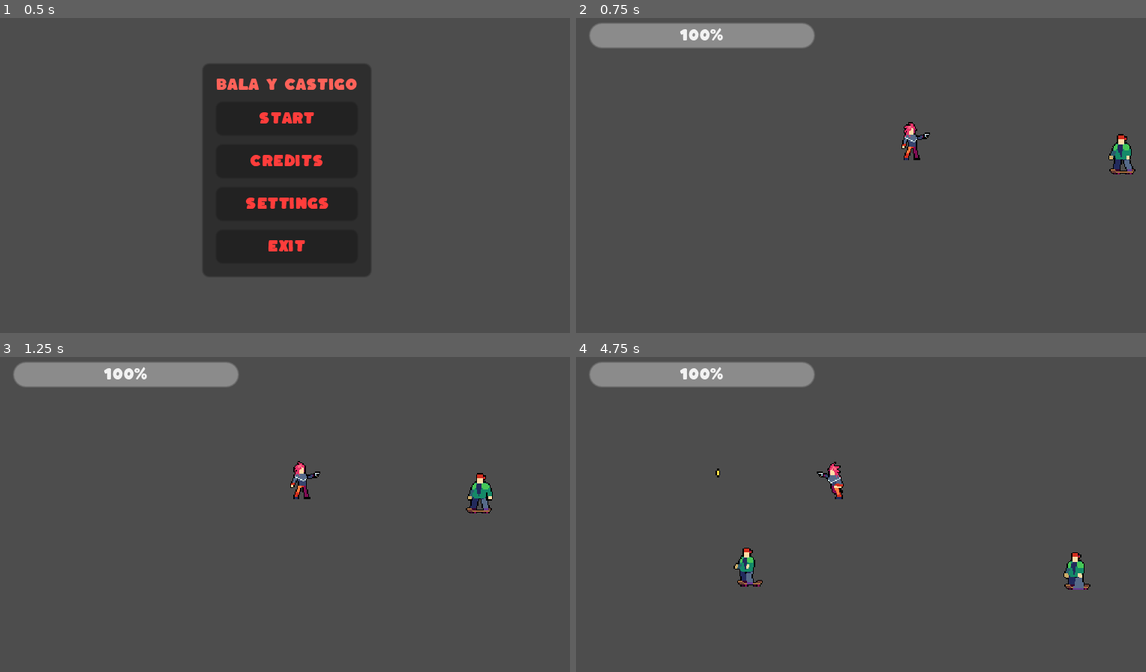
Above: before the commit, frames 1-4 (two rows, left to right).
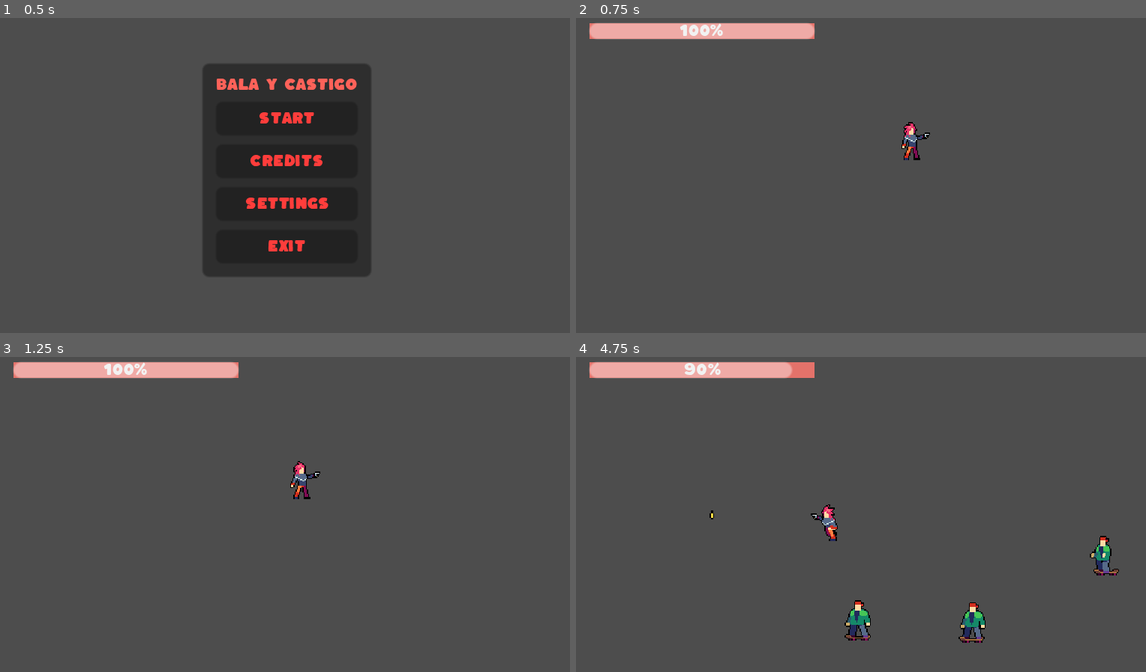
Above: after the commit, the same moments.

Repository: Kazilt261/BalaYCastigo
Game: Godot game, scene res://scenes/ui/main_menu.tscn
The game is run twice, just before and just after one commit, with the same random seed, the same clock (stepped at 60 frames per second) and the same inputs. The engine's default icon, where the game draws it, is replaced by a stand-in: a white triangle on a blue panel in a dark square.
Inputs (mouse positions are in pixels of both pictures, inside the frame that each line leads up to):
- Up to frame 1 (0.5 s): no input
- Up to frame 2 (0.75 s): click "Start" at 0.5 s
- Up to frame 3 (1.25 s): no input
- Up to frame 4 (4.75 s): move the mouse to (992, 495) at 1.27 s; hold D (move_right) 1.28-2.03 s; click (992, 495) at 1.35 s; move the mouse to (747, 527) at 2.02 s; hold S (move_down) 2.03-2.78 s; right-click (747, 527) at 2.1 s; move the mouse to (923, 438) at 2.77 s; hold D (move_right) 2.78-3.53 s; click (923, 438) at 2.85 s; move the mouse to (832, 574) at 3.52 s; hold W (move_up) 3.53-4.28 s; right-click (832, 574) at 3.6 s; move the mouse to (1037, 558) at 4.27 s; hold A (move_left) from 4.28 s (still down); click (1037, 558) at 4.35 s

Frame 1 is identical in both runs. In frame 2, 3.4% of the frame differs, in the area x 2-99%, y 1-50%; in frame 3, 3.4%; in frame 4, 5.4%, in the area x 2-96%, y 1-91%.

Commit message:
avance 9/11

Diff:
--- /dev/null
+++ b/scenes/Bosses/boss_final/Dron.tscn
@@ -0,0 +1,133 @@
+[gd_scene load_steps=7 format=3 uid="uid://cdcff4riqxqve"]
+
+[ext_resource type="Script" path="res://scenes/Bosses/boss_final/dron.gd" id="1_emysh"]
+[ext_resource type="Texture2D" uid="uid://2ylttaocictm" path="res://assets/textures/Drones/1 Drones/4/Idle.png" id="2_ahbv0"]
+
+[sub_resource type="CapsuleShape2D" id="CapsuleShape2D_v18e7"]
+
+[sub_resource type="Animation" id="Animation_jijws"]
+length = 0.001
+tracks/0/type = "value"
+tracks/0/imported = false
+tracks/0/enabled = true
+tracks/0/path = NodePath("Sprite2D:texture")
+tracks/0/interp = 1
+tracks/0/loop_wrap = true
+tracks/0/keys = {
+"times": PackedFloat32Array(0),
+"transitions": PackedFloat32Array(1),
+"update": 1,
+"values": [ExtResource("2_ahbv0")]
+}
+tracks/1/type = "value"
+tracks/1/imported = false
+tracks/1/enabled = true
+tracks/1/path = NodePath("Sprite2D:hframes")
+tracks/1/interp = 1
+tracks/1/loop_wrap = true
+tracks/1/keys = {
+"times": PackedFloat32Array(0),
+"transitions": PackedFloat32Array(1),
+"update": 1,
+"values": [4]
+}
+tracks/2/type = "value"
+tracks/2/imported = false
+tracks/2/enabled = true
+tracks/2/path = NodePath("Sprite2D:vframes")
+tracks/2/interp = 1
+tracks/2/loop_wrap = true
+tracks/2/keys = {
+"times": PackedFloat32Array(0),
+"transitions": PackedFloat32Array(1),
+"update": 1,
+"values": [1]
+}
+tracks/3/type = "value"
+tracks/3/imported = false
+tracks/3/enabled = true
+tracks/3/path = NodePath("Sprite2D:frame")
+tracks/3/interp = 1
+tracks/3/loop_wrap = true
+tracks/3/keys = {
+"times": PackedFloat32Array(0),
+"transitions": PackedFloat32Array(1),
+"update": 1,
+"values": [0]
+}
+
+[sub_resource type="Animation" id="Animation_1fi6n"]
+resource_name = "run"
+length = 0.4
+loop_mode = 1
+tracks/0/type = "value"
+tracks/0/imported = false
+tracks/0/enabled = true
+tracks/0/path = NodePath("Sprite2D:texture")
+tracks/0/interp = 1
+tracks/0/loop_wrap = true
+tracks/0/keys = {
+"times": PackedFloat32Array(0),
+"transitions": PackedFloat32Array(1),
+"update": 1,
+"values": [ExtResource("2_ahbv0")]
+}
+tracks/1/type = "value"
+tracks/1/imported = false
+tracks/1/enabled = true
+tracks/1/path = NodePath("Sprite2D:hframes")
+tracks/1/interp = 1
+tracks/1/loop_wrap = true
+tracks/1/keys = {
+"times": PackedFloat32Array(0),
+"transitions": PackedFloat32Array(1),
+"update": 1,
+"values": [4]
+}
+tracks/2/type = "value"
+tracks/2/imported = false
+tracks/2/enabled = true
+tracks/2/path = NodePath("Sprite2D:vframes")
+tracks/2/interp = 1
+tracks/2/loop_wrap = true
+tracks/2/keys = {
+"times": PackedFloat32Array(0),
+"transitions": PackedFloat32Array(1),
+"update": 1,
+"values": [1]
+}
+tracks/3/type = "value"
+tracks/3/imported = false
+tracks/3/enabled = true
+tracks/3/path = NodePath("Sprite2D:frame")
+tracks/3/interp = 1
+tracks/3/loop_wrap = true
+tracks/3/keys = {
+"times": PackedFloat32Array(0, 0.1, 0.2, 0.3),
+"transitions": PackedFloat32Array(1, 1, 1, 1),
+"update": 1,
+"values": [0, 1, 2, 3]
+}
+
+[sub_resource type="AnimationLibrary" id="AnimationLibrary_w8pyf"]
+_data = {
+"RESET": SubResource("Animation_jijws"),
+"run": SubResource("Animation_1fi6n")
+}
+
+[node name="Dron" type="CharacterBody2D"]
+scale = Vector2(0.5, 0.5)
+script = ExtResource("1_emysh")
+
+[node name="CollisionShape2D" type="CollisionShape2D" parent="."]
+visible = false
+shape = SubResource("CapsuleShape2D_v18e7")
+
+[node name="Sprite2D" type="Sprite2D" parent="."]
+texture = ExtResource("2_ahbv0")
+hframes = 4
+
+[node name="AnimationPlayer" type="AnimationPlayer" parent="."]
+libraries = {
+"": SubResource("AnimationLibrary_w8pyf")
+}
--- /dev/null
+++ b/scenes/Bosses/boss_final/brazo_robot.tscn
@@ -0,0 +1,38 @@
+[gd_scene load_steps=6 format=3 uid="uid://bswkxruyh0mcn"]
+
+[ext_resource type="Texture2D" uid="uid://suvesi8tmgck" path="res://assets/textures/Robot_Boss/Right Arm Sprites.png" id="4_44gl4"]
+
+[sub_resource type="RectangleShape2D" id="RectangleShape2D_ob6uv"]
+
+[sub_resource type="Animation" id="Animation_35tig"]
+length = 0.001
+
+[sub_resource type="Animation" id="Animation_a62ej"]
+resource_name = "run"
+length = 0.25
+loop_mode = 1
+
+[sub_resource type="AnimationLibrary" id="AnimationLibrary_y4got"]
+_data = {
+"RESET": SubResource("Animation_35tig"),
+"run": SubResource("Animation_a62ej")
+}
+
+[node name="BrazoL" type="CharacterBody2D"]
+
+[node name="Node2D" type="Node2D" parent="."]
+scale = Vector2(-1, 1)
+
+[node name="RightArmSprites" type="Sprite2D" parent="Node2D"]
+texture = ExtResource("4_44gl4")
+hframes = 10
+vframes = 2
+
+[node name="CollisionShape2D" type="CollisionShape2D" parent="."]
+visible = false
+shape = SubResource("RectangleShape2D_ob6uv")
+
+[node name="AnimationPlayer" type="AnimationPlayer" parent="."]
+libraries = {
+"": SubResource("AnimationLibrary_y4got")
+}
--- /dev/null
+++ b/scenes/Bosses/boss_final/brazo_robot_v2.tscn
@@ -0,0 +1,38 @@
+[gd_scene load_steps=6 format=3 uid="uid://d2mpsaisw518g"]
+
+[ext_resource type="Texture2D" uid="uid://c5spelc6dfsla" path="res://assets/textures/Robot_Boss/Left Arm Sprites.png" id="2_pbuet"]
+
+[sub_resource type="RectangleShape2D" id="RectangleShape2D_ob6uv"]
+
+[sub_resource type="Animation" id="Animation_yj04h"]
+length = 0.001
+
+[sub_resource type="Animation" id="Animation_cmf2u"]
+resource_name = "run"
+length = 0.25
+loop_mode = 1
+
+[sub_resource type="AnimationLibrary" id="AnimationLibrary_oovwn"]
+_data = {
+"RESET": SubResource("Animation_yj04h"),
+"run": SubResource("Animation_cmf2u")
+}
+
+[node name="BrazoI" type="CharacterBody2D"]
+
+[node name="Node2D" type="Node2D" parent="."]
+scale = Vector2(-1, 1)
+
+[node name="LeftArmSprites" type="Sprite2D" parent="Node2D"]
+texture = ExtResource("2_pbuet")
+hframes = 10
+vframes = 2
+
+[node name="CollisionShape2D" type="CollisionShape2D" parent="."]
+visible = false
+shape = SubResource("RectangleShape2D_ob6uv")
+
+[node name="AnimationPlayer" type="AnimationPlayer" parent="."]
+libraries = {
+"": SubResource("AnimationLibrary_oovwn")
+}
--- /dev/null
+++ b/scenes/Bosses/boss_final/dron.gd
@@ -0,0 +1,8 @@
+extends CharacterBody2D
+
+@onready var animation_player = $AnimationPlayer
+@onready var dron = $"."
+
+func _ready():
+	# Iniciar la animación de correr indefinidamente
+	animation_player.play("run")
--- /dev/null
+++ b/scenes/Bosses/boss_final/pecho.gd
@@ -0,0 +1,22 @@
+extends Node2D
+
+@onready var pecho = $Pecho
+@onready var dron = $Dron
+@onready var timer = $Timer
+
+func _ready():
+	var tween = create_tween()
+	tween.tween_property(self, "position", Vector2(40, 30), 1)
+	tween.tween_property(dron, "position", Vector2(10, -400), 1)
+
+	tween.tween_property(self, "position", Vector2(40, 70), 0.5)
+
+
+
+# Called every frame. 'delta' is the elapsed time since the previous frame.
+func _process(delta):
+	pass
+
+
+func _on_timer_timeout():
+	dron.queue_free()
--- /dev/null
+++ b/scenes/Bosses/boss_final/pecho.tscn
@@ -0,0 +1,21 @@
+[gd_scene load_steps=4 format=3 uid="uid://dk4ypsjv4iskc"]
+
+[ext_resource type="Script" path="res://scenes/Bosses/boss_final/pecho.gd" id="1_4k4da"]
+[ext_resource type="PackedScene" uid="uid://bepbg052nw0lk" path="res://scenes/Bosses/boss_final/pecho_robot.tscn" id="1_yfrsb"]
+[ext_resource type="PackedScene" uid="uid://cdcff4riqxqve" path="res://scenes/Bosses/boss_final/Dron.tscn" id="3_nah5d"]
+
+[node name="pecho" type="Node2D"]
+script = ExtResource("1_4k4da")
+
+[node name="Pecho" parent="." instance=ExtResource("1_yfrsb")]
+position = Vector2(75, 66)
+
+[node name="Dron" parent="." instance=ExtResource("3_nah5d")]
+position = Vector2(42, 12)
+
+[node name="Timer" type="Timer" parent="."]
+wait_time = 2.0
+one_shot = true
+autostart = true
+
+[connection signal="timeout" from="Timer" to="." method="_on_timer_timeout"]
--- /dev/null
+++ b/scenes/Bosses/boss_final/pecho_robot.tscn
@@ -0,0 +1,87 @@
+[gd_scene load_steps=6 format=3 uid="uid://bepbg052nw0lk"]
+
+[ext_resource type="Texture2D" uid="uid://qivc2p1gubng" path="res://assets/textures/Robot_Boss/Chest Sprites.png" id="1_e0rbg"]
+
+[sub_resource type="RectangleShape2D" id="RectangleShape2D_ob6uv"]
+
+[sub_resource type="Animation" id="Animation_1o7de"]
+length = 0.001
+tracks/0/type = "value"
+tracks/0/imported = false
+tracks/0/enabled = true
+tracks/0/path = NodePath("Node2D/ChestSprites:hframes")
+tracks/0/interp = 1
+tracks/0/loop_wrap = true
+tracks/0/keys = {
+"times": PackedFloat32Array(0),
+"transitions": PackedFloat32Array(1),
+"update": 1,
+"values": [8]
+}
+tracks/1/type = "value"
+tracks/1/imported = false
+tracks/1/enabled = true
+tracks/1/path = NodePath("Node2D/ChestSprites:vframes")
+tracks/1/interp = 1
+tracks/1/loop_wrap = true
+tracks/1/keys = {
+"times": PackedFloat32Array(0),
+"transitions": PackedFloat32Array(1),
+"update": 1,
+"values": [3]
+}
+
+[sub_resource type="Animation" id="Animation_bba3h"]
+resource_name = "run"
+length = 0.25
+loop_mode = 1
+tracks/0/type = "value"
+tracks/0/imported = false
+tracks/0/enabled = true
+tracks/0/path = NodePath("Node2D/ChestSprites:hframes")
+tracks/0/interp = 1
+tracks/0/loop_wrap = true
+tracks/0/keys = {
+"times": PackedFloat32Array(0),
+"transitions": PackedFloat32Array(1),
+"update": 1,
+"values": [8]
+}
+tracks/1/type = "value"
+tracks/1/imported = false
+tracks/1/enabled = true
+tracks/1/path = NodePath("Node2D/ChestSprites:vframes")
+tracks/1/interp = 1
+tracks/1/loop_wrap = true
+tracks/1/keys = {
+"times": PackedFloat32Array(0),
+"transitions": PackedFloat32Array(1),
+"update": 1,
+"values": [3]
+}
+
+[sub_resource type="AnimationLibrary" id="AnimationLibrary_u4lbx"]
+_data = {
+"RESET": SubResource("Animation_1o7de"),
+"run": SubResource("Animation_bba3h")
+}
+
+[node name="Pecho" type="CharacterBody2D"]
+
+[node name="Node2D" type="Node2D" parent="."]
+scale = Vector2(-1, 1)
+
+[node name="ChestSprites" type="Sprite2D" parent="Node2D"]
+texture = ExtResource("1_e0rbg")
+hframes = 8
+vframes = 3
+frame = 15
+
+[node name="CollisionShape2D" type="CollisionShape2D" parent="."]
+visible = false
+shape = SubResource("RectangleShape2D_ob6uv")
+
+[node name="AnimationPlayer" type="AnimationPlayer" parent="."]
+libraries = {
+"": SubResource("AnimationLibrary_u4lbx")
+}
--- /dev/null
+++ b/scenes/Bosses/boss_final/piernaD.gd
@@ -0,0 +1,21 @@
+extends Node2D
+
+@onready var dron = $Dron
+@onready var timer = $Timer
+
+func _ready():
+	var tween = create_tween()
+	tween.tween_property(self, "position", Vector2(40, 30), 1)
+	tween.tween_property(dron, "position", Vector2(10, -400), 1)
+
+	tween.tween_property(self, "position", Vector2(40, 70), 0.5)
+
+
+
+# Called every frame. 'delta' is the elapsed time since the previous frame.
+func _process(delta):
+	pass
+
+
+func _on_timer_timeout():
+	dron.queue_free()
--- /dev/null
+++ b/scenes/Bosses/boss_final/piernaD.tscn
@@ -0,0 +1,20 @@
+[gd_scene load_steps=4 format=3 uid="uid://y6cctdnvdvak"]
+
+[ext_resource type="Script" path="res://scenes/Bosses/boss_final/piernaD.gd" id="1_10v7h"]
+[ext_resource type="PackedScene" uid="uid://dv6e075vlbk1s" path="res://scenes/Bosses/boss_final/pierna_robot.tscn" id="2_php7x"]
+[ext_resource type="PackedScene" uid="uid://cdcff4riqxqve" path="res://scenes/Bosses/boss_final/Dron.tscn" id="3_lilqo"]
+
+[node name="piernaI" type="Node2D"]
+script = ExtResource("1_10v7h")
+
+[node name="PiernaL" parent="." instance=ExtResource("2_php7x")]
+
+[node name="Dron" parent="." instance=ExtResource("3_lilqo")]
+position = Vector2(0, -5)
+
+[node name="Timer" type="Timer" parent="."]
+wait_time = 2.0
+one_shot = true
+autostart = true
+
+[connection signal="timeout" from="Timer" to="." method="_on_timer_timeout"]
--- /dev/null
+++ b/scenes/Bosses/boss_final/piernaI.gd
@@ -0,0 +1,21 @@
+extends Node2D
+
+@onready var dron = $Dron
+@onready var timer = $Timer
+
+func _ready():
+	var tween = create_tween()
+	tween.tween_property(self, "position", Vector2(40, 30), 1)
+	tween.tween_property(dron, "position", Vector2(10, -400), 1)
+
+	tween.tween_property(self, "position", Vector2(40, 70), 0.5)
+
+
+
+# Called every frame. 'delta' is the elapsed time since the previous frame.
+func _process(delta):
+	pass
+
+
+func _on_timer_timeout():
+	dron.queue_free()
--- /dev/null
+++ b/scenes/Bosses/boss_final/piernaI.tscn
@@ -0,0 +1,20 @@
+[gd_scene load_steps=4 format=3 uid="uid://d176nii3yf5wh"]
+
+[ext_resource type="Script" path="res://scenes/Bosses/boss_final/piernaI.gd" id="1_xcht3"]
+[ext_resource type="PackedScene" uid="uid://bk32qhxxx1sjr" path="res://scenes/Bosses/boss_final/pierna_robot_v2.tscn" id="2_jkdhk"]
+[ext_resource type="PackedScene" uid="uid://cdcff4riqxqve" path="res://scenes/Bosses/boss_final/Dron.tscn" id="3_sdiw2"]
+
+[node name="piernaI" type="Node2D"]
+script = ExtResource("1_xcht3")
+
+[node name="PiernaI" parent="." instance=ExtResource("2_jkdhk")]
+
+[node name="Dron" parent="." instance=ExtResource("3_sdiw2")]
+position = Vector2(0, -5)
+
+[node name="Timer" type="Timer" parent="."]
+wait_time = 2.0
+one_shot = true
+autostart = true
+
+[connection signal="timeout" from="Timer" to="." method="_on_timer_timeout"]
--- /dev/null
+++ b/scenes/Bosses/boss_final/pierna_robot.tscn
@@ -0,0 +1,37 @@
+[gd_scene load_steps=6 format=3 uid="uid://dv6e075vlbk1s"]
+
+[ext_resource type="Texture2D" uid="uid://bgrodrxag4dgh" path="res://assets/textures/Robot_Boss/Right Leg Sprites.png" id="5_3rvld"]
+
+[sub_resource type="RectangleShape2D" id="RectangleShape2D_ob6uv"]
+
+[sub_resource type="Animation" id="Animation_cmevr"]
+resource_name = "run"
+length = 0.25
+loop_mode = 1
+
+[sub_resource type="Animation" id="Animation_3165g"]
+length = 0.001
+
+[sub_resource type="AnimationLibrary" id="AnimationLibrary_5316y"]
+_data = {
+"RESET": SubResource("Animation_3165g"),
+"run": SubResource("Animation_cmevr")
+}
+
+[node name="PiernaL" type="CharacterBody2D"]
+
+[node name="Node2D" type="Node2D" parent="."]
+scale = Vector2(-1, 1)
+
+[node name="RightLegSprites" type="Sprite2D" parent="Node2D"]
+texture = ExtResource("5_3rvld")
+hframes = 9
+
+[node name="CollisionShape2D" type="CollisionShape2D" parent="."]
+visible = false
+shape = SubResource("RectangleShape2D_ob6uv")
+
+[node name="AnimationPlayer" type="AnimationPlayer" parent="."]
+libraries = {
+"": SubResource("AnimationLibrary_5316y")
+}
--- /dev/null
+++ b/scenes/Bosses/boss_final/pierna_robot_v2.tscn
@@ -0,0 +1,37 @@
+[gd_scene load_steps=6 format=3 uid="uid://bk32qhxxx1sjr"]
+
+[ext_resource type="Texture2D" uid="uid://dun5a31mpw3xo" path="res://assets/textures/Robot_Boss/Left Leg Sprites.png" id="3_6dg6k"]
+
+[sub_resource type="RectangleShape2D" id="RectangleShape2D_ob6uv"]
+
+[sub_resource type="Animation" id="Animation_r1fia"]
+length = 0.001
+
+[sub_resource type="Animation" id="Animation_clua5"]
+resource_name = "run"
+length = 0.25
+loop_mode = 1
+
+[sub_resource type="AnimationLibrary" id="AnimationLibrary_qrkkd"]
+_data = {
+"RESET": SubResource("Animation_r1fia"),
+"run": SubResource("Animation_clua5")
+}
+
+[node name="PiernaI" type="CharacterBody2D"]
+
+[node name="Node2D" type="Node2D" parent="."]
+scale = Vector2(-1, 1)
+
+[node name="LeftLegSprites" type="Sprite2D" parent="Node2D"]
+texture = ExtResource("3_6dg6k")
+hframes = 9
+
+[node name="CollisionShape2D" type="CollisionShape2D" parent="."]
+visible = false
+shape = SubResource("RectangleShape2D_ob6uv")
+
+[node name="AnimationPlayer" type="AnimationPlayer" parent="."]
+libraries = {
+"": SubResource("AnimationLibrary_qrkkd")
+}
--- /dev/null
+++ b/scenes/Bosses/boss_final/test.gd
@@ -0,0 +1,22 @@
+extends Node2D
+
+@onready var pecho = $Pecho
+@onready var dron = $Dron
+@onready var timer = $Timer
+
+func _ready():
+	var tween = create_tween()
+	tween.tween_property(self, "position", Vector2(40, 30), 1)
+	tween.tween_property(dron, "position", Vector2(10, -400), 1)
+
+	tween.tween_property(self, "position", Vector2(40, 70), 0.5)
+
+
+
+# Called every frame. 'delta' is the elapsed time since the previous frame.
+func _process(delta):
+	pass
+
+
+func _on_timer_timeout():
+	dron.queue_free()
--- a/scenes/bally.tscn
+++ b/scenes/bally.tscn
@@ -259,10 +259,10 @@
 tracks/5/interp = 1
 tracks/5/loop_wrap = true
 tracks/5/keys = {
-"times": PackedFloat32Array(0, 0.1, 0.2),
-"transitions": PackedFloat32Array(1, 1, 1),
-"update": 1,
-"values": [0, 1, 0]
+"times": PackedFloat32Array(0, 0.1),
+"transitions": PackedFloat32Array(1, 1),
+"update": 1,
+"values": [0, 1]
 }
 
 [sub_resource type="Animation" id="Animation_x0w0n"]
@@ -472,6 +472,9 @@
 transitions = ["idle", "run", SubResource("AnimationNodeStateMachineTransition_htywg"), "Start", "idle", SubResource("AnimationNodeStateMachineTransition_mo03y"), "run", "idle", SubResource("AnimationNodeStateMachineTransition_4wd32")]
 graph_offset = Vector2(17, -22.3859)
 
+[sub_resource type="StyleBoxFlat" id="StyleBoxFlat_f6wf4"]
+bg_color = Color(0.894118, 0.447059, 0.415686, 1)
+
 [node name="Bally" type="CharacterBody2D"]
 position = Vector2(33, 73)
 collision_layer = 2
@@ -516,6 +519,7 @@
 anim_player = NodePath("../AnimationPlayer")
 
 [node name="CanvasLayer" type="CanvasLayer" parent="."]
+layer = 10
 
 [node name="PauseMenu" parent="CanvasLayer" instance=ExtResource("5_7isvo")]
 visible = false
@@ -542,6 +546,7 @@
 [node name="HealthBar" type="ProgressBar" parent="CanvasLayer/GUI"]
 custom_minimum_size = Vector2(100, 0)
 layout_mode = 2
+theme_override_styles/background = SubResource("StyleBoxFlat_f6wf4")
 value = 100.0
 
 [node name="Timer" type="Timer" parent="."]
--- a/scenes/camara.tscn
+++ b/scenes/camara.tscn
@@ -20,7 +20,7 @@
 shape = SubResource("RectangleShape2D_nr4qp")
 
 [node name="Timer" type="Timer" parent="."]
-wait_time = 20.0
+wait_time = 20.1
 autostart = true
 
 [node name="Floor" parent="." instance=ExtResource("2_p81py")]
--- a/scenes/enemies/enemy_spawn.gd
+++ b/scenes/enemies/enemy_spawn.gd
@@ -23,7 +23,7 @@
 	var enemy = enemy_scene.instantiate()
 	get_parent().add_child(enemy)
 	enemy.global_position = spawn.global_position
-	timer_spawn.start(randf_range(1,1.5))
+
 
 func erase():
 	queue_free()
--- a/scenes/enemies/enemy_spawn.tscn
+++ b/scenes/enemies/enemy_spawn.tscn
@@ -14,8 +14,6 @@
 [node name="spawn" type="Marker2D" parent="Node2D"]
 
 [node name="TimerSpawn" type="Timer" parent="."]
-wait_time = 0.1
-one_shot = true
 autostart = true
 
 [node name="TimerErase" type="Timer" parent="."]
--- a/scenes/levels/level_2.tscn
+++ b/scenes/levels/level_2.tscn
@@ -1,8 +1,9 @@
-[gd_scene load_steps=4 format=3 uid="uid://dy3uyefli1flj"]
+[gd_scene load_steps=5 format=3 uid="uid://dy3uyefli1flj"]
 
 [ext_resource type="PackedScene" uid="uid://b64r8k7nyaqc6" path="res://scenes/camara.tscn" id="1_xjbts"]
 [ext_resource type="PackedScene" uid="uid://bgp70vmwf436p" path="res://scenes/bally.tscn" id="3_itcjw"]
 [ext_resource type="PackedScene" uid="uid://b36p70jt4g0il" path="res://scenes/enemies/enemy.tscn" id="4_5nk8j"]
+[ext_resource type="PackedScene" uid="uid://ps1pt3y3amia" path="res://scenes/Bosses/boss_final/pecho.tscn" id="4_qk3tv"]
 
 [node name="level_2" type="Node2D"]
 
@@ -14,3 +15,6 @@
 
 [node name="enemy" parent="." instance=ExtResource("4_5nk8j")]
 position = Vector2(192, 80)
+
+[node name="test" parent="." instance=ExtResource("4_qk3tv")]
+position = Vector2(24, 1)
Not shown: 1 places in scenes/bally.tscn that only renumber resources
Not shown, changed: BalaYCastigo.console.exe
Not shown, changed: BalaYCastigo.exe
